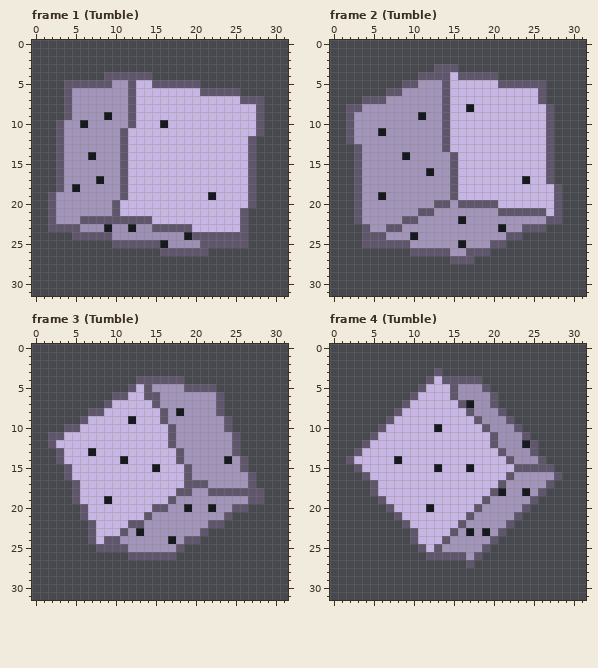
One commit to this pixel-art file: assets/source/aseprite/rolls/multiplier_d6.aseprite. Above: the version before the commit.
32x32 pixels, 24 frames. Colours within 5 levels of each other are drawn and written as one. Shown: frame 1 (Tumble), frame 2 (Tumble), frame 3 (Tumble), frame 4 (Tumble). The commit also changed other frames, which this record leaves out.
New version:
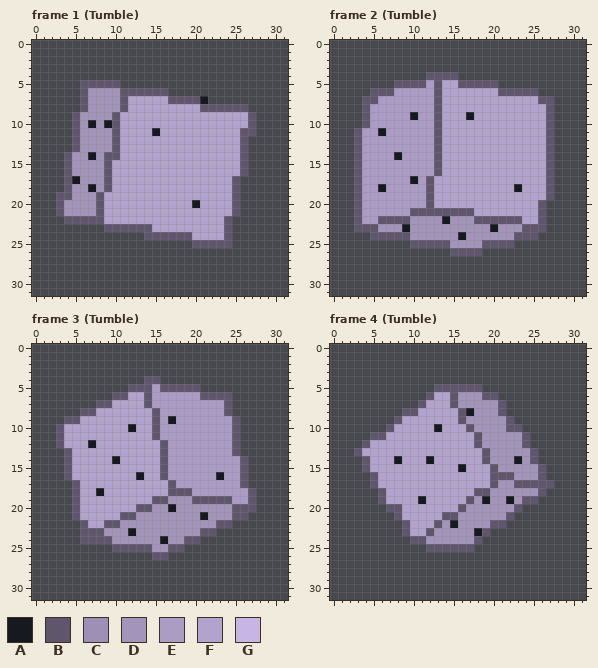
Palette (. is transparent): A #171921  B #5f566d  C #9d8fb5  D #a294bb  E #ab9cc6  F #b2a3ce  G #c6b5e5
The edit:
--- frame 1 (Tumble)
@@ x 0..31 @@
  3 ................................
- 4 .........BBBBBB.................
- 5 ....BBBBBBDDBGGBBBBBB...........
- 6 ....BDDDDDDDBGGGGGGGGBBBBB......
- 7 ....BDDDDDDDBGGGGGGGGGGGGGBBB...
- 8 ....BDDDDDDDBGGGGGGGGGGGGGGGB...
- 9 ....BDDDDADDBGGGGGGGGGGGGGGGB...
-10 ...BDDADDDDDBGGGAGGGGGGGGGGGB...
-11 ...BDDDDDDDBGGGGGGGGGGGGGGGGB...
-12 ...BDDDDDDDBGGGGGGGGGGGGGGGB....
-13 ...BDDDDDDDBGGGGGGGGGGGGGGGB....
-14 ...BDDDADDDBGGGGGGGGGGGGGGGB....
-15 ...BDDDDDDDBGGGGGGGGGGGGGGGB....
-16 ...BDDDDDDDBGGGGGGGGGGGGGGGB....
-17 ...BDDDDADDBGGGGGGGGGGGGGGGB....
-18 ...BDADDDDDBGGGGGGGGGGGGGGGB....
-19 ..BDDDDDDDDBGGGGGGGGGGAGGGGB....
-20 ..BDDDDDDDBGGGGGGGGGGGGGGGGB....
-21 ..BDDDDDDDBGGGGGGGGGGGGGGGB.....
-22 ..BDDDBBBBBBBBBGGGGGGGGGGGB.....
-23 ..BBBBCCCACCACCBBBBBGGGGGGB.....
-24 .....BBBBBCCCCCCCCCABBBBBBB.....
-25 ..........BBBBBBACCCCBBBBBB.....
-26 ................BBBBBB..........
+ 4 ................................
+ 5 ......BBBBB.....................
+ 6 ......BDDDDBBBBBB...............
+ 7 ......BDDDDBFFFFFBBBBA..........
+ 8 ......BDDDDBFFFFFFFFFBBBBBB.....
+ 9 .....BDDDDBFFFFFFFFFFFFFFFFB....
+10 .....BDADABFFFFFFFFFFFFFFFFB....
+11 .....BDDDDBFFFFAFFFFFFFFFFBB....
+12 .....BDDDDBFFFFFFFFFFFFFFFB.....
+13 .....BDDDDBFFFFFFFFFFFFFFFB.....
+14 ....BDDADBBFFFFFFFFFFFFFFFB.....
+15 ....BDDDDBFFFFFFFFFFFFFFFFB.....
+16 ....BDDDDBFFFFFFFFFFFFFFFFB.....
+17 ....BADDDBFFFFFFFFFFFFFFFB......
+18 ....BDDADBFFFFFFFFFFFFFFFB......
+19 ...BBDDDBFFFFFFFFFFFFFFFFB......
+20 ...BDDDDBFFFFFFFFFFFAFFFFB......
+21 ...BDDDDBFFFFFFFFFFFFFFFFB......
+22 ....BBBBBFFFFFFFFFFFFFFFB.......
+23 .........BBBBBBFFFFFFFFFB.......
+24 ..............BBBBBBFFFFB.......
+25 ....................BBBBB.......
+26 ................................
 27 ................................
--- frame 2 (Tumble)
@@ x 0..31 @@
  2 ................................
- 3 .............BBB................
- 4 ...........BBBBGBBBBB...........
- 5 .........BBDDDBGGGGGGBBBBBB.....
- 6 .......BBDDDDDBGGGGGGGGGGGB.....
- 7 ....BBBDDDDDDDBGGGGGGGGGGGB.....
- 8 ..BBDDDDDDDDDDBGGAGGGGGGGGGB....
- 9 ..BDDDDDDDDADDBGGGGGGGGGGGGB....
-10 ..BDDDDDDDDDDDBGGGGGGGGGGGGB....
-11 ..BDDDADDDDDDDBGGGGGGGGGGGGB....
-12 ..BDDDDDDDDDDDBGGGGGGGGGGGGB....
-13 ...BDDDDDDDDDDBGGGGGGGGGGGGB....
-14 ...BDDDDDADDDDDBGGGGGGGGGGGB....
-15 ...BDDDDDDDDDDDBGGGGGGGGGGGB....
-16 ...BDDDDDDDDADDBGGGGGGGGGGGB....
-17 ...BDDDDDDDDDDDBGGGGGGGGAGGB....
-18 ...BDDDDDDDDDDDBGGGGGGGGGGGGB...
-19 ...BDDADDDDDDDDBGGGGGGGGGGGGB...
-20 ...BDDDDDDDDDBBDBBBBBGGGGGGGB...
-21 ...BDDDDDDDBBDDDDDDDDBBBBBBGB...
-22 ...BDDDDDBBDDDDDADDDDDDDDDDBB...
-23 ....BDDBBDDDDDDDDDDDDADDBBB.....
-24 ....BBBDDDADDDDDDDDDDDBB........
-25 ....BBBBBBDDDDDDADDDBB..........
-26 ..........BBBBBDDBBB............
-27 ...............BBB..............
+ 3 ................................
+ 4 ............BBBB................
+ 5 ........BBBBEBFFBBBBB...........
+ 6 .....BBBEEEEEBFFFFFFFBBBBB......
+ 7 ....BBEEEEEEEBFFFFFFFFFFFFBB....
+ 8 ....BEEEEEEEEBFFFFFFFFFFFFFB....
+ 9 ....BEEEEEAEEBFFFAFFFFFFFFFB....
+10 ....BEEEEEEEEBFFFFFFFFFFFFFB....
+11 ...BEEAEEEEEEBFFFFFFFFFFFFFB....
+12 ...BEEEEEEEEEBFFFFFFFFFFFFFB....
+13 ...BEEEEEEEEEBFFFFFFFFFFFFFB....
+14 ...BEEEEAEEEEBFFFFFFFFFFFFFB....
+15 ...BEEEEEEEEEBFFFFFFFFFFFFFB....
+16 ...BEEEEEEEEEBFFFFFFFFFFFFFB....
+17 ...BEEEEEEAEBFFFFFFFFFFFFFFB....
+18 ...BEEAEEEEEBFFFFFFFFFFAFFFB....
+19 ...BEEEEEEEEBFFFFFFFFFFFFFFB....
+20 ...BEEEEEEEEBFFFFFFFFFFFFFB.....
+21 ...BEEEEEEBBBBBBBBFFFFFFFFB.....
+22 ...BEEBBBBDDDDADDDBBBBBBFFB.....
+23 ...BBBDDDADDDDDDDDDDADDDBBB.....
+24 .....BBBBBDDDDDDADDDDDDBBB......
+25 ..........BBBBBDDDDBBBB.........
+26 ...............BBBB.............
+27 ................................
 28 ................................
--- frame 3 (Tumble)
@@ x 0..31 @@
  3 ................................
- 4 .............BBBBBB.............
- 5 ............BGBDDDDBBBB.........
- 6 ..........BBGGBBDDDDDDDB........
- 7 .........BGGGGGBDDDDDDDB........
- 8 .......BBGGGGGGGBDADDDDB........
- 9 ......BGGGGGAGGGBDDDDDDDB.......
-10 ....BBGGGGGGGGGGGBDDDDDDB.......
-11 ..BBGGGGGGGGGGGGGBDDDDDDDB......
-12 ..BGGGGGGGGGGGGGGBDDDDDDDB......
-13 ...BGGGAGGGGGGGGGGBDDDDDDB......
-14 ...BGGGGGGGAGGGGGGBDDDDDADB.....
-15 ....BGGGGGGGGGGAGGGBDDDDDDB.....
-16 ....BGGGGGGGGGGGGGGBDDDDDDDB....
-17 .....BGGGGGGGGGGGGGBBBDDDDDB....
-18 .....BGGGGGGGGGGGGBBDDBBBBBBB...
-19 .....BGGGAGGGGGGGBDDDDDDDDDBB...
-20 ......BGGGGGGGGBBDDADDADDBB.....
-21 ......BGGGGGGGBDDDDDDDDDB.......
-22 .......BGGGGBBDDDDDDDDBB........
-23 .......BGGGBDADDDDDDDB..........
-24 .......BGBBDDDDDDADBB...........
-25 ........BBBBDDDDDDB.............
-26 ............BBBBBB..............
+ 4 ..............BB................
+ 5 ............BBBEBBBBB...........
+ 6 ..........BBFFBEEEEEEBBBB.......
+ 7 ........BBFFFFBEEEEEEEEEB.......
+ 8 ......BBFFFFFFFBEEEEEEEEB.......
+ 9 ....BBFFFFFFFFFBEAEEEEEEEB......
+10 ...BFFFFFFFFAFFBEEEEEEEEEB......
+11 ...BFFFFFFFFFFFBEEEEEEEEEB......
+12 ...BFFFAFFFFFFFFBEEEEEEEEB......
+13 ....BFFFFFFFFFFFBEEEEEEEEB......
+14 ....BFFFFFAFFFFFBEEEEEEEEEB.....
+15 ....BFFFFFFFFFFFBEEEEEEEEEB.....
+16 ....BFFFFFFFFAFFBEEEEEEAEEB.....
+17 .....BFFFFFFFFFFFBEEEEEEEEB.....
+18 .....BFFAFFFFFFFFBBBEEEEEEEB....
+19 .....BFFFFFFFFFBBDDDBBBBBEEB....
+20 .....BFFFFFFFBBDDADDDDDDDBBB....
+21 .....BFFFFFBBDDDDDDDDADDDBB.....
+22 ......BFFBBDDDDDDDDDDDDBB.......
+23 ......BBBDDDADDDDDDDDBB.........
+24 ......BBBBDDDDDDADDBB...........
+25 ..........BBBBBDDBB.............
+26 ...............BB...............
 27 ................................
--- frame 4 (Tumble)
@@ x 0..31 @@
  2 ................................
- 3 .............B..................
- 4 ............BGBBBBB.............
- 5 ...........BGGGBCCCB............
- 6 ..........BGGGGBCCCCB...........
- 7 .........BGGGGGGBACCB...........
- 8 ........BGGGGGGGGBCCCB..........
- 9 .......BGGGGGGGGGGBCCCB.........
-10 ......BGGGGGGAGGGGGBCCCB........
-11 .....BGGGGGGGGGGGGGGBCCCB.......
-12 ....BGGGGGGGGGGGGGGGBCCCAB......
-13 ...BGGGGGGGGGGGGGGGGGBCCCB......
-14 ..BGGGGGAGGGGGGGGGGGGGBCCCB.....
-15 ...BGGGGGGGGGAGGGAGGGGGBBBBB....
-16 ....BGGGGGGGGGGGGGGGGGBDDDDDB...
-17 .....BGGGGGGGGGGGGGGGBDDDDDB....
-18 .....BGGGGGGGGGGGGGGBADDADB.....
-19 ......BGGGGGGGGGGGGBDDDDDB......
-20 .......BGGGGAGGGGGBDDDDDB.......
-21 ........BGGGGGGGGBDDDDDB........
-22 .........BGGGGGGBDDDDDB.........
-23 ..........BGGGGBDADADB..........
-24 ..........BGGGBDDDDDB...........
-25 ...........BGBDDDDDB............
-26 ............BBBBBDB.............
-27 .................B..............
+ 3 ................................
+ 4 ................................
+ 5 .............BBBBBB.............
+ 6 ............BFFBDDDBB...........
+ 7 ...........BFFFBDDDDDB..........
+ 8 .........BBFFFFFBADDDB..........
+ 9 ........BFFFFFFFBDDDDDB.........
+10 .......BFFFFFAFFFBDDDDBB........
+11 .....BBFFFFFFFFFFFBDDDDDB.......
+12 ....BFFFFFFFFFFFFFBDDDDDB.......
+13 ...BFFFFFFFFFFFFFFFBDDDDDB......
+14 ....BFFFAFFFAFFFFFFBDDDADB......
+15 ....BFFFFFFFFFFFAFFFBDDDDDB.....
+16 .....BFFFFFFFFFFFFFFBBBDDDB.....
+17 .....BFFFFFFFFFFFFFFBDDBBBBB....
+18 ......BFFFFFFFFFFFBBDDDDDDB.....
+19 ......BFFFFAFFFFFBDADDADBB......
+20 .......BBFFFFFFFBDDDDDDB........
+21 ........BFFFFFBBDDDDDDB.........
+22 .........BFFFBDADDDDBB..........
+23 .........BFFBDDDDDAB............
+24 ..........BBDDDDDDB.............
+25 ............BBBBBB..............
+26 ................................
+27 ................................
 28 ................................
